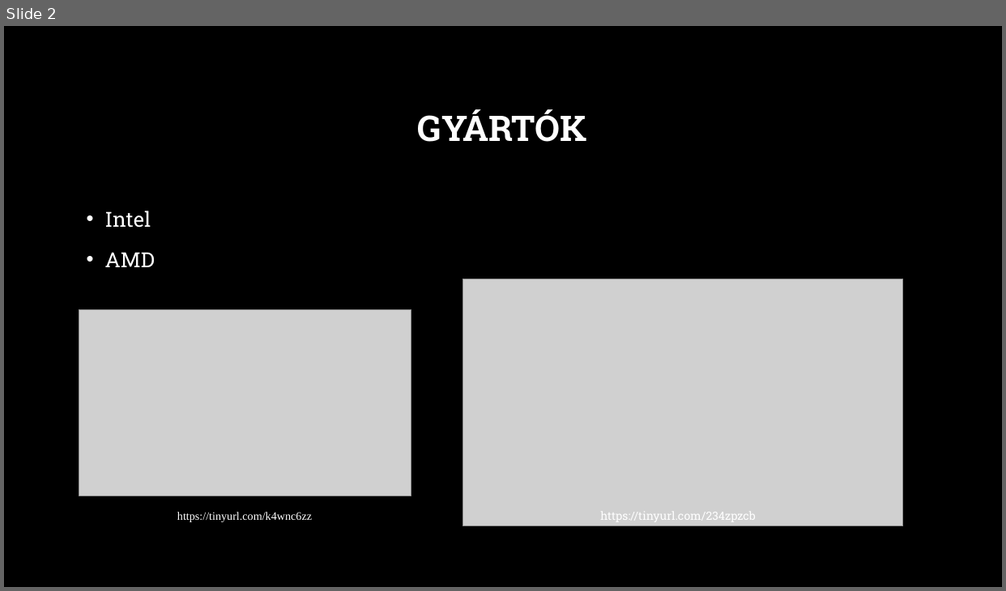
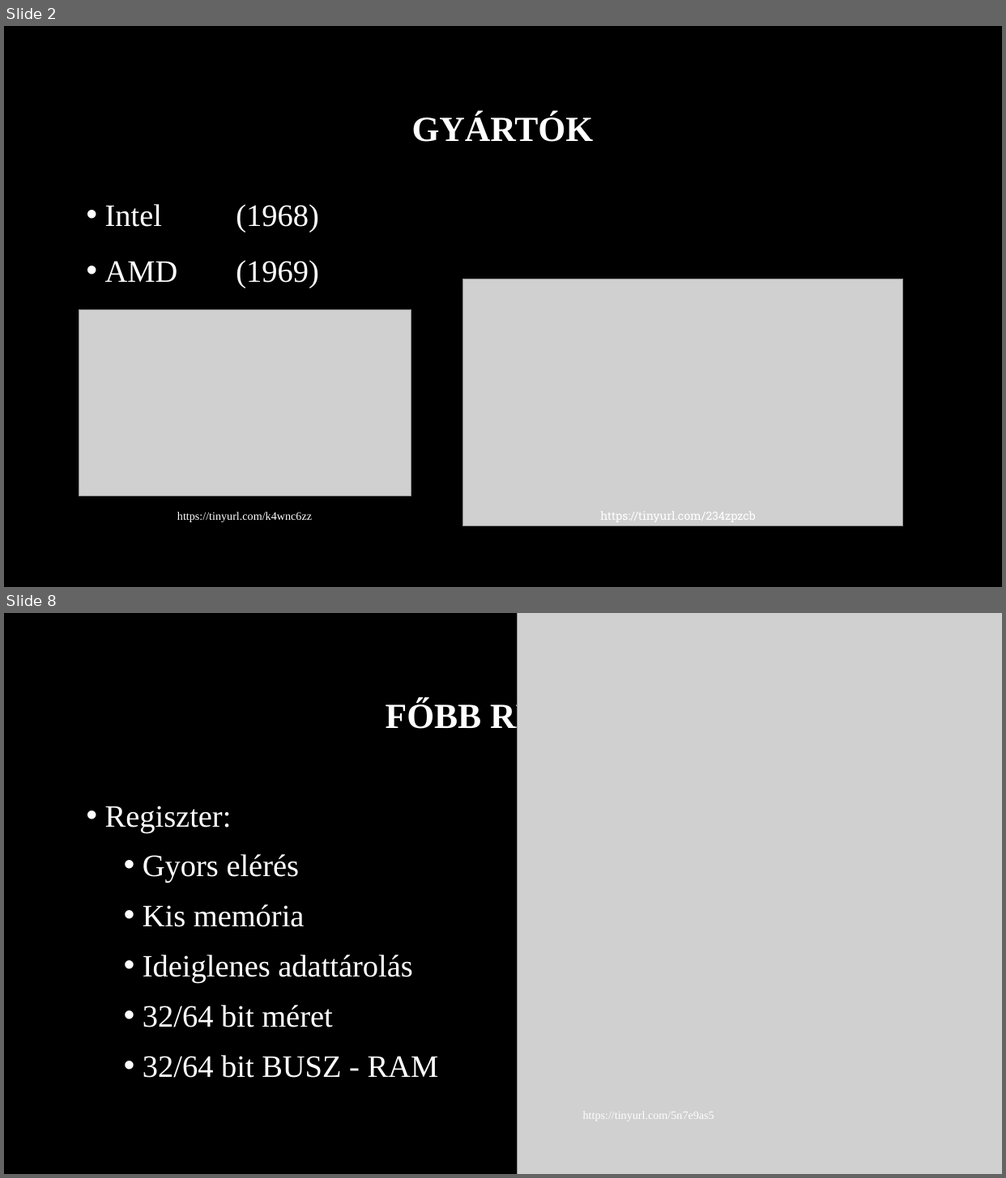
Before and after one commit to MszrsRicsi/Paprika, a slide deck: Processzorok.pptx. Shown one above the other, each under a label of ours: slide 2 before the commit, slides 2 and 8 after it; the slides between them are not shown. The pictures are 1006x591 and 1006x1178 pixels, drawn with LibreOffice and Linux fonts; fonts in the diff are those of the drawing; grey boxes stand for pictures; background and template pictures are left out. Boxes give left, top, right and bottom in pixels: in the first picture for what was removed or moved away, otherwise in the second. Text is boxed around its words. In the diff, an @@ line names an element or a change of style, - is before the commit and + after.

```diff
--- a/Processzorok.pptx
+++ b/Processzorok.pptx
@@ slide 8 added at [4,613,1002,1174], background picture (left out) @@
@@ picture added at [517,613,1002,1174] @@
@@ title added at [386,700,620,735], 34 pt, text #FFFFFF, bold @@
+FŐBB RÉSZEI
@@ text added at [105,806,439,1078], 30 pt, text #FFFFFF @@
+• Regiszter:
+  • Gyors elérés
+  • Kis memória
+  • Ideiglenes adattárolás
+  • 32/64 bit méret
+  • 32/64 bit BUSZ - RAM
@@ text added at [583,1112,714,1119], 11 pt, text #FFFFFF @@
+https://tinyurl.com/5n7e9as5
@@ slide 2 changed as well @@
@@ title "GYÁRTÓK" at [412,113,594,142]: font Roboto Slab to Times New Roman @@
@@ text at [105,204,319,288]: text changed; size 20 to 30 pt; font Roboto Slab to Times New Roman @@
-• Intel
-• AMD
+• Intel (1968)
+• AMD (1969)
```
Also in this commit, not shown: 3 other slides changed, 9 other slides added, 6 slides removed.
